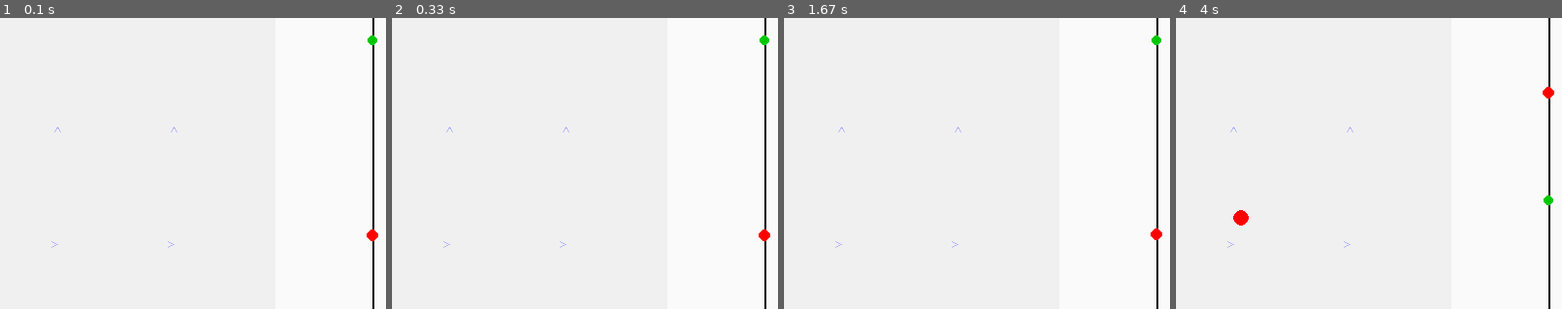
Above: before the commit, frames 1-4 (left to right).
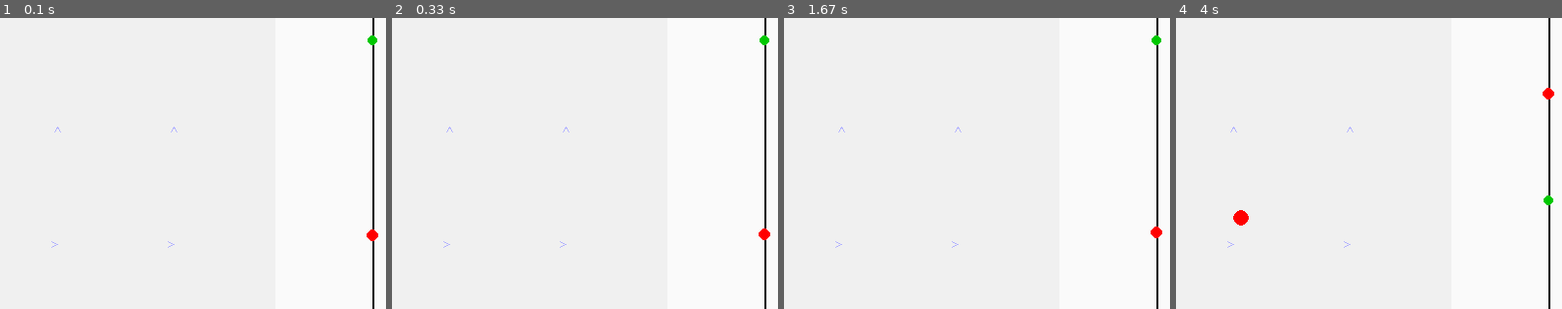
Above: after the commit, the same moments.

Repository: Project-Stratus/MachineLearning
Game: pygame game, started from ardan_temp.py
Same seed, same stepped clock (60 frames per second), same inputs: the game is played once before the commit and once after it.
Inputs:
- Up to frame 1 (0.1 s): no input
- Up to frame 2 (0.33 s): no input
- Up to frame 3 (1.67 s): no input
- Up to frame 4 (4 s): no input
The pictures show only the part of the screen within x 39-89%, y 19-69%; the shares and areas given below are measured in that part.

Frame 1 is identical in both runs. In frame 2, less than 0.1% of the frame differs, in the area x 94-98%, y 72-77%; in frame 3, less than 0.1%, in the area x 94-98%, y 71-77%; in frame 4, less than 0.1%.

Commit message:
mole based venting over volume based for improved control at high altitude

Diff:
--- a/src/environments/core/balloon.py
+++ b/src/environments/core/balloon.py
@@ -4,7 +4,7 @@
 from environments.core.atmosphere import Atmosphere
 from environments.core.constants import (
     G, R, VOL_MAX, VOL_MIN, VEL_MAX, M_HE, T_BALLOON,
-    PAYLOAD_MASS, BALLAST_INITIAL, BALLAST_DROP, VENT_RATE,
+    PAYLOAD_MASS, BALLAST_INITIAL, BALLAST_DROP, VENT_RATE_MOLES,
     ALT_DEFAULT, OSCILLATION_AMP, OSCILLATION_PERIOD, SPEED_EPS,
     MU_REF, T_REF, S_SUTH,
 )
@@ -176,22 +176,22 @@
         if self.ballast_mass < 1e-10:
             self.ballast_mass = 0.0
 
-    def vent_gas(self, volume_equiv: float = VENT_RATE) -> None:
+    def vent_gas(self) -> None:
         """Vent helium to reduce buoyancy (irreversible).
 
-        *volume_equiv* is the volume of gas (m³) to remove at the current
-        ambient pressure.  Internally converted to moles via the ideal gas law.
+        Removes a fixed number of moles (VENT_RATE_MOLES) regardless of
+        altitude, giving consistent descent authority across the full operating
+        range. The rate is calibrated to match the old volume-based vent at
+        float altitude — see notes/altitude_control_instability.md.
         """
-        p_amb = self.atmosphere.pressure(self.pos[-1])
-        dn = p_amb * volume_equiv / (R * T_BALLOON)
-        self.n_gas = max(0.0, self.n_gas - dn)
+        self.n_gas = max(0.0, self.n_gas - VENT_RATE_MOLES)
 
     def inflate(self, delta: float) -> None:
         """Legacy helper — positive delta drops ballast, negative vents gas."""
         if delta > 0:
             self.drop_ballast(BALLAST_DROP)
         elif delta < 0:
-            self.vent_gas(abs(delta))
+            self.vent_gas()
 
     @property
     def is_deflated(self) -> bool:
--- a/src/environments/core/constants.py
+++ b/src/environments/core/constants.py
@@ -74,6 +74,14 @@
     ALT_MAX = TROPOPAUSE_ALT + _SCALE_H_STRATO * np.log(_P_TROPO / _P_TARGET)
 
 ALT_DEFAULT = 0.5 * ALT_MAX  # Default starting altitude (m) — midpoint of operating range
+
+# Molar vent rate: removes a fixed number of moles per vent action, calibrated
+# to match the old volume-based rate at float altitude (ALT_DEFAULT). Descent
+# authority is now constant across the full operating range instead of degrading
+# exponentially with altitude. See notes/altitude_control_instability.md.
+_H_STRATO = R * T_TROPOPAUSE / (M_AIR * G)   # stratospheric pressure scale height (m)
+_P_FLOAT  = _P_TROPO * np.exp(-(ALT_DEFAULT - TROPOPAUSE_ALT) / _H_STRATO)
+VENT_RATE_MOLES = _P_FLOAT * VENT_RATE / (R * T_BALLOON)  # mol removed per vent action
 VEL_MAX = 200.0             # Maximum velocity (m/s) - physics clamp limit
 P_MAX = 1.0e5               # Maximum pressure (Pa)
 SPEED_EPS = 1e-12           # Speed threshold for drag computation (m/s²)
--- a/src/environments/envs/balloon_3d_env.py
+++ b/src/environments/envs/balloon_3d_env.py
@@ -91,7 +91,7 @@
 from environments.core.constants import (
     VOL_MAX, ALT_MAX, XY_MAX, VEL_MAX, P_MAX, DT,
     P0, M_AIR, G, RHO_0,
-    BALLAST_DROP, BALLAST_INITIAL, VENT_RATE,
+    BALLAST_DROP, BALLAST_INITIAL,
     MIN_START_DISTANCE,
     INIT_VEL_SIGMA, INIT_GAS_FRAC_RANGE, INIT_BALLAST_LOSS_MAX,
 )
@@ -125,7 +125,7 @@
         z_range=(0.0, ALT_MAX),
         wind_mag=5.0,            # max wind speed [m/s]
         wind_cells=20,           # grid for wind visualisation
-        vent_rate=VENT_RATE,      # gas volume equivalent vented per *vent* action (m³)
+        vent_rate_moles=None,     # reserved — vent rate now fixed in constants.py (VENT_RATE_MOLES)
         window_size=(800, 600),  # pygame window (w,h)
         wind_pattern="split_fork",      # wind pattern: "sinusoid", "linear_right", "linear_up", "split_fork", "altitude_shear", "altitude_shear_2d"
         wind_layers=2,                # number of full wind rotations over altitude range (altitude_shear_2d only)
@@ -476,7 +476,7 @@
         if effect == 1:       # drop ballast → ascend
             self._balloon.drop_ballast(BALLAST_DROP)
         elif effect == -1:    # vent gas → descend
-            self._balloon.vent_gas(self.cfg["vent_rate"])
+            self._balloon.vent_gas()
 
         wind = self.wind.sample(*self._full_coords(self._balloon.pos))
         self.last_wind[:] = wind    # Cache for obs (copies before buffer reuse)
Not shown, added: notes/altitude_control_instability.md
